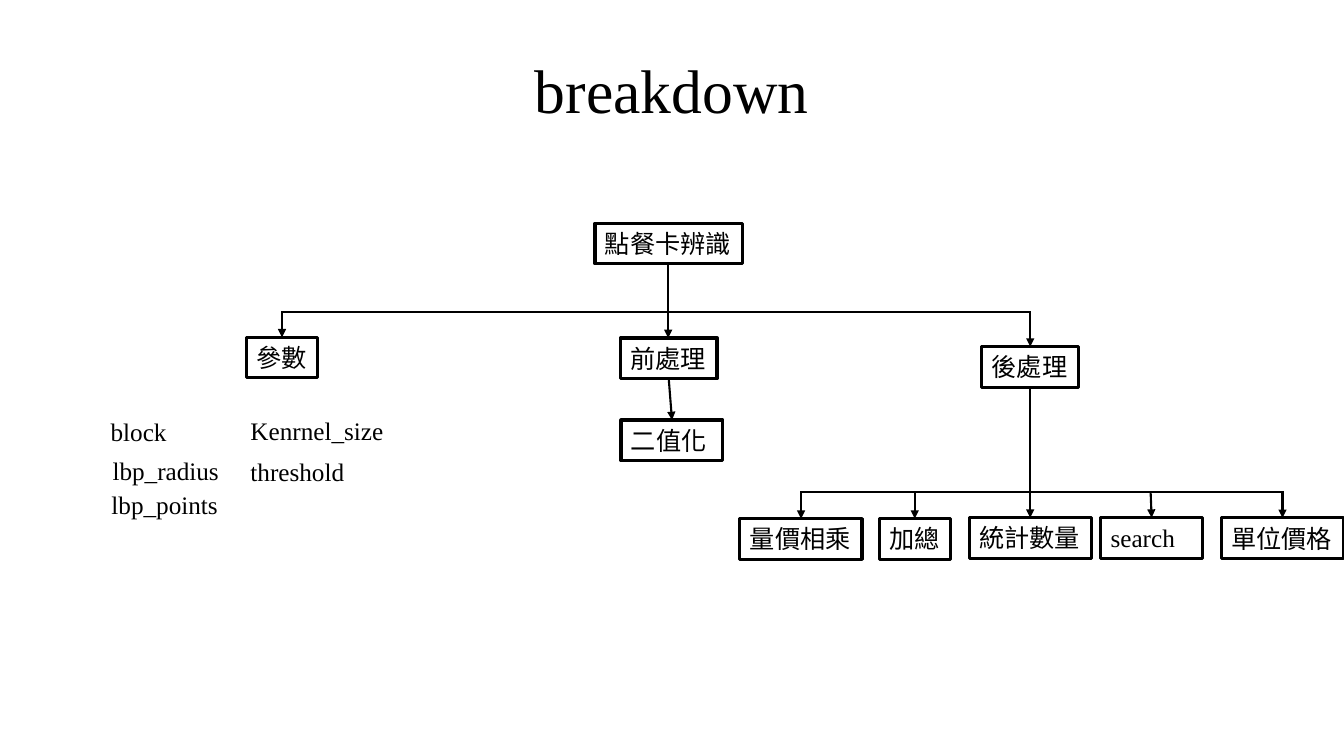
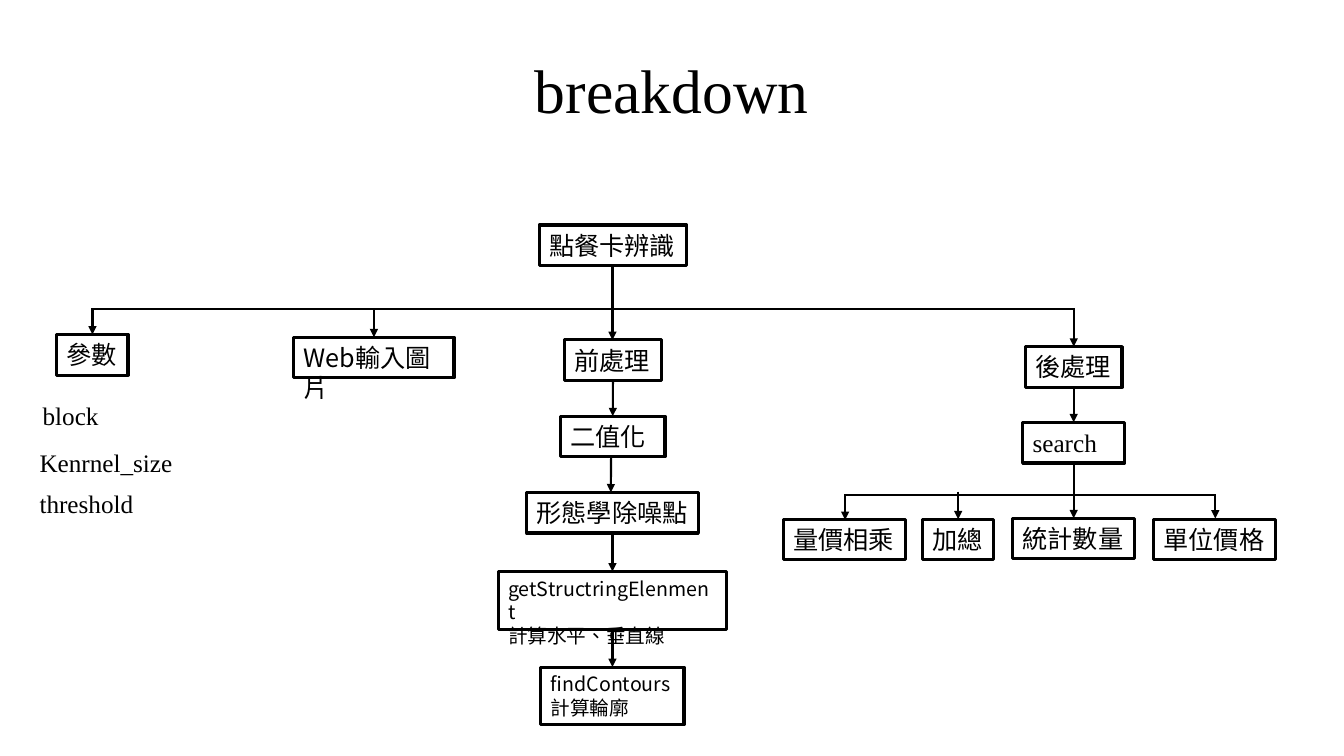
Before and after one commit to austin9328/Embedded_system, a slide deck: slide 3 of final_project/影像辨識 final_project.pptx. Drawn at 1344x756 pixels with LibreOffice and Linux fonts; fonts in the diff are those of the drawing. Boxes give left, top, right and bottom in pixels: in the first picture for what was removed or moved away, otherwise in the second. Text is boxed around its words. In the diff, an @@ line names an element or a change of style, - is before the commit and + after.

```diff
--- a/final_project/影像辨識 final_project.pptx
+++ b/final_project/影像辨識 final_project.pptx
@@ 2 rectangles, 1 arrow: place and size @@
-2 rectangles, 1 arrow at (595, 223, 742, 378)
+2 rectangles, 1 arrow at (539, 225, 687, 380)
@@ elbow double arrow moved from (282, 338) - (1030, 347) to (93, 335) - (1074, 347) @@
@@ arrow added from (374, 311) to (374, 338), #000000 1.5 pt @@
@@ rectangle "參數": place and size @@
-rectangle "參數" at (246, 338, 318, 378)
+rectangle "參數" at (56, 335, 128, 375)
@@ rectangle added at (293, 338, 454, 378), outline #000000 2.25 pt, 18 pt, text #000000 @@
+Web輸入圖片
@@ arrow moved from (668, 379) - (673, 420) to (613, 381) - (613, 416) @@
@@ arrow moved from (1150, 491) - (1152, 518) to (1074, 387) - (1074, 422) @@
@@ text "block": place and size @@
-text "block" at (111, 423, 167, 442)
+text "block" at (43, 407, 99, 426)
@@ rectangle "二值化": place and size @@
-rectangle "二值化" at (621, 420, 723, 461)
+rectangle "二值化" at (561, 416, 665, 457)
@@ text "Kenrnel_size": place and size @@
-text "Kenrnel_size" at (250, 422, 383, 444)
+text "Kenrnel_size" at (40, 454, 173, 476)
@@ rectangle "search": place and size @@
-rectangle "search" at (1101, 518, 1203, 559)
+rectangle "search" at (1023, 422, 1125, 463)
@@ text removed at (113, 462, 219, 486) @@
-lbp_radius
@@ arrow added from (611, 457) to (611, 492), #000000 1.5 pt @@
@@ arrow moved from (1030, 387) - (1030, 518) to (1074, 464) - (1074, 518) @@
@@ text "threshold": place and size @@
-text "threshold" at (250, 463, 344, 482)
+text "threshold" at (40, 495, 134, 514)
@@ text removed at (111, 496, 217, 520) @@
-lbp_points
@@ rectangle added at (526, 492, 698, 532), outline #000000 2.25 pt, 18 pt, text #000000 @@
+形態學除噪點
@@ elbow double arrow moved from (802, 519) - (1282, 518) to (845, 520) - (1216, 518) @@
@@ 4 rectangles, 1 arrow: place and size @@
-4 rectangles, 1 arrow at (740, 347, 1091, 560)
+4 rectangles, 1 arrow at (783, 347, 1135, 560)
@@ arrow added from (613, 533) to (613, 572), #000000 1.5 pt @@
@@ rectangle "單位價格": place and size @@
-rectangle "單位價格" at (1222, 518, 1344, 559)
+rectangle "單位價格" at (1153, 519, 1275, 560)
@@ rectangle added at (498, 572, 727, 629), outline #000000 2.25 pt, 14 pt, text #000000 @@
+getStructringElenment
+計算水平、垂直線
@@ arrow added from (613, 629) to (613, 667), #000000 1.5 pt @@
@@ rectangle added at (541, 667, 685, 725), outline #000000 2.25 pt, 14 pt, text #000000 @@
+findContours
+計算輪廓
```
Also in this commit, not shown: 1 other slide changed.
